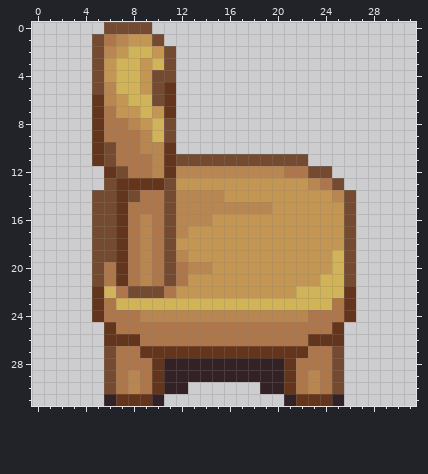
Edited in one commit: pixel-art sprite (PicSimulator/resources/img/chair_left.png). The first picture shows the starting point.
The file is 32x32 pixels.
After:
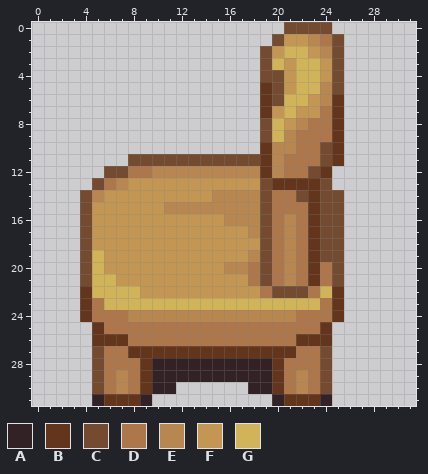
Palette (. is transparent): A #322125  B #62351c  C #744b30  D #ae764b  E #b88751  F #c39753  G #d1b359
Diff:
Changed rows in their new state; - is an unchanged pixel.
first column x 4:
 0 --....-----------CCCC--
 1 -......---------CFFEDC-
 2 -.......-------CFGGFEC-
 3 -.......-------CGFGGFC-
 4 -.......-------CCFGGFC-
 5 -.......-------BCFGGEC-
 6 -.......-------BCGGFEB-
 7 -.......-------BFGFFDB-
 8 -.......-------CGFEDDB-
 9 -.......-------CGEDDDB-
10 -.......-------BEEDDCB-
11 -...CCCC-------BEDDDCB-
12 --C----E-------B----B--
13 -CDEFFFF-------CBBBBC.-
14 CEFFFFFFFFF-EEECDDCBCC.
15 CFFFFFFE-------CDDDBCC.
16 CFFFFFFFFFF-EEECDEDBCC.
17 CFFFFFFFF-----ECDEDBCC.
18 CFFFFFFF-------CDEDBCC.
19 CGFFFFFFF-----ECDEDBCC.
20 CGFFFFFFFFF-EEDCDEDBDC.
21 CGGFFFFFF-----DCDEDBDC.
22 BG-GGFFF-------DCCCD-B.
23 BDG-----------------DB.
24 BD--E-------------D--B.
25 -BD-----------------B.-
26 -B--D-------------B--.-
27 -CD-B-------------D-C.-
28 -CD--BA---------BD--C.-
29 -CDEDBA---------BDEDC.-
30 -CDEDBA-.-----A-BDEDC.-
31 -AB--A.---------AB--A.-
Changed places in both pictures, as pixel boxes (x1, y1, x2, y2):
changed: (80, 22, 356, 406)
